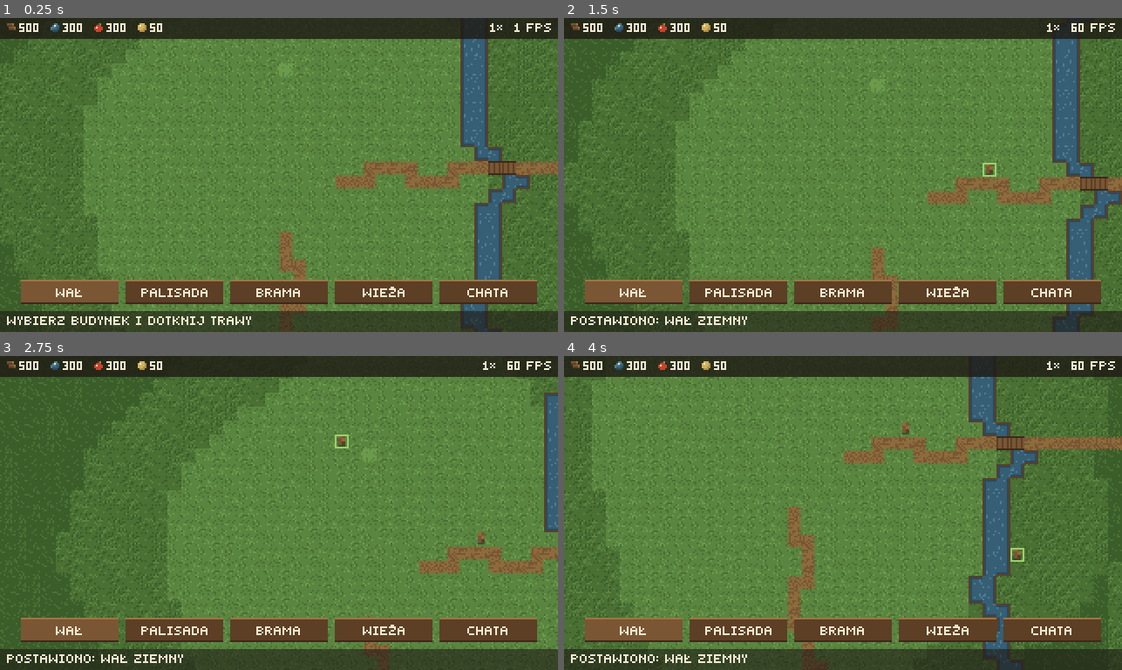
Above: before the commit, frames 1-4 (two rows, left to right).
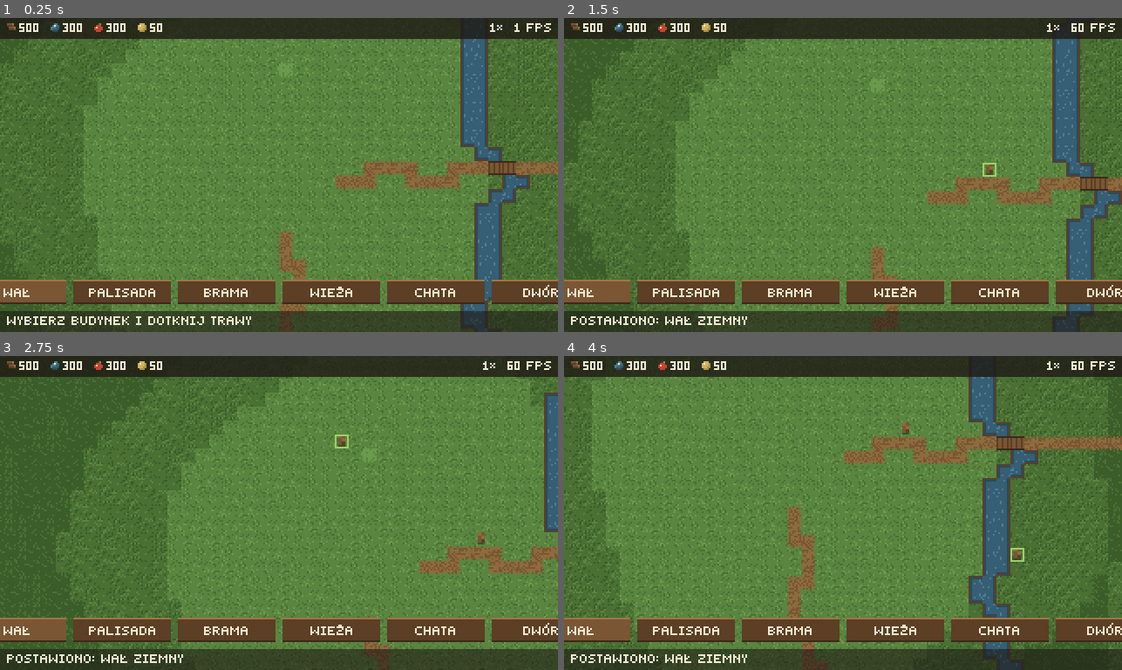
Above: after the commit, the same moments.

Repository: shivetay/castle_defender
Game: Godot game, scene res://scenes/main.tscn
Two runs of this game, one before a commit and one after it. Both use one fixed random seed, a clock stepped at 60 frames per second and the inputs below.
Inputs (mouse positions are in pixels of both pictures, inside the frame that each line leads up to):
- Up to frame 1 (0.25 s): no input
- Up to frame 2 (1.5 s): tap Enter at 0.5 s; move the mouse to (965, 159) at 0.52 s; click (965, 159) at 0.67 s; tap Space at 1.25 s; drag from (731, 190) to (815, 237) at 1.27 s
- Up to frame 3 (2.75 s): tap Enter at 2 s; move the mouse to (334, 443) at 2.02 s; click (334, 443) at 2.17 s
- Up to frame 4 (4 s): tap Space at 2.75 s; drag from (815, 575) to (675, 465) at 2.77 s; tap Enter at 3.5 s; move the mouse to (1010, 560) at 3.52 s; click (1010, 560) at 3.67 s

The runs differ from the first frame. In frame 1, 2.7% of the frame differs, in the area x 0-100%, y 83-92%; in frame 2, 2.7%; in frame 3, 2.7%; in frame 4, 2.7%.

Commit message:
Etap 4: Dwór i plac budowy
Dwór (2×2, 5 poziomów) to siedziba władcy i poziom zamku: jeden, poza
paskiem budowy. Poziom 0 rysuje plac budowy z rusztowaniem dla każdego
rodzaju budynku.

Co-Authored-By: Claude Opus 5.5 <noreply@anthropic.com>
Claude-Session: https://claude.ai/code/session_01Lo771isp5ZWuHcfjBdXRLx

Diff:
--- a/scripts/gfx/building_art.gd
+++ b/scripts/gfx/building_art.gd
@@ -11,7 +11,7 @@
 
 const CELL := 8
 ## Ile pikseli budynek wystaje ponad swoje kratki (stałe dla rodzaju, niezależne od poziomu).
-const EXTRA: Array[int] = [4, 4, 12, 20, 10]
+const EXTRA: Array[int] = [4, 4, 12, 20, 10, 10]
 
 
 ## Rozmiar obrazu. `vertical` obraca obrys budynku (brama w pionowej linii palisady).
@@ -23,10 +23,14 @@
 
 
 ## Obraz budynku. `mask` ma znaczenie tylko dla wału i palisady, `vertical` tylko dla bramy.
+## Poziom 0 to plac budowy (stan nie ma wtedy znaczenia).
 static func make_image(kind: int, level: int, state: int, mask: int = 0, vertical: bool = false) -> Image:
 	var v := vertical and kind == BuildingTypes.Kind.GATE
 	var sz := image_size(kind, v)
 	var img := Image.create(sz.x, sz.y, false, Image.FORMAT_RGBA8)
+	if level <= 0:
+		_draw_site(img, kind, mask)
+		return img
 	var lv := clampi(level, 1, BuildingTypes.MAX_LEVEL)
 	match kind:
 		BuildingTypes.Kind.RAMPART:
@@ -42,6 +46,8 @@
 			_draw_tower(img, lv)
 		BuildingTypes.Kind.LUMBER_HUT:
 			_draw_hut(img, lv)
+		BuildingTypes.Kind.MANOR:
+			_draw_manor(img, lv)
 	_apply_state(img, kind, state, mask)
 	return img
 
@@ -407,6 +413,73 @@
 		PixelCanvas.draw_flag(img, Vector2i(cx - 1, wall.position.y - 8), 5, Palette.ACCENT)
 
 
+## Dwór (2×2), siedziba władcy i poziom zamku. Poziomy: 1 izba z bali pod strzechą,
+## 2 ze szkieletem belek i oknem, 3 wyższy z drugim oknem, 4 z daszkiem nad wejściem,
+## 5 z flagą na szczycie i tarczami na ścianie.
+static func _draw_manor(img: Image, level: int) -> void:
+	var base := 13 + EXTRA[BuildingTypes.Kind.MANOR]
+	PixelCanvas.rect(img, Rect2i(0, base + 1, 16, 1), Color(Palette.SHADOW, 0.5))
+	var wall_h := 8 if level < 3 else 10
+	var wall := Rect2i(1, base - wall_h + 1, 14, wall_h)
+	PixelCanvas.draw_log_wall(img, wall, Palette.WOOD, 13)
+	if level >= 2:
+		PixelCanvas.draw_beams(img, wall, Palette.WOOD[0])
+		PixelCanvas.draw_window(img, Vector2i(3, base - 6))
+	if level >= 3:
+		PixelCanvas.draw_window(img, Vector2i(11, base - 6))
+	PixelCanvas.draw_door(img, Rect2i(6, base - 4, 4, 5))
+	PixelCanvas.draw_roof(img, 8, wall.position.y - 7, 2, 7, Palette.THATCH)
+	if level >= 4:
+		PixelCanvas.draw_roof(img, 8, base - 7, 4, 2, Palette.THATCH)
+	if level == 5:
+		PixelCanvas.draw_flag(img, Vector2i(7, wall.position.y - 8), 3, Palette.ACCENT)
+		for x: int in [2, 12]:
+			PixelCanvas.rect(img, Rect2i(x, base - 3, 2, 3), Palette.ACCENT)
+			PixelCanvas.px(img, x + 1, base - 1, Palette.WOOD[0])
+
+
+# --- Plac budowy -----------------------------------------------------------------------------
+
+## Plac budowy (poziom 0): ubita ziemia na kratkach budynku, belki fundamentu po obwodzie,
+## rusztowanie z dwóch słupów z poprzeczkami i stos bali. Umocnienia dostają ziemię na kształcie
+## odcinka i rzadkie paliki, więc plac budowy też łączy się z sąsiadami.
+static func _draw_site(img: Image, kind: int, mask: int) -> void:
+	var ex: int = EXTRA[kind]
+	if BuildingTypes.is_wall(kind):
+		var f := wall_shape(mask, wall_thickness(kind))
+		for y in CELL:
+			for x in CELL:
+				if not _on(f, x, y):
+					continue
+				PixelCanvas.px(img, x, y + ex, PixelCanvas.dither(x, y, Palette.EARTH[2], Palette.EARTH[1]))
+				if (x + 2 * y) % 5 == 0:
+					PixelCanvas.px(img, x, y + ex - 1, Palette.WOOD[2])
+					PixelCanvas.px(img, x, y + ex - 2, Palette.WOOD[3])
+		return
+	var sz := img.get_size()
+	var lot := Rect2i(1, ex + 1, sz.x - 2, sz.y - ex - 2)
+	for y in range(lot.position.y, lot.end.y):
+		for x in range(lot.position.x, lot.end.x):
+			var edge := x == lot.position.x or x == lot.end.x - 1 or y == lot.position.y or y == lot.end.y - 1
+			var col := PixelCanvas.dither(x, y, Palette.EARTH[2], Palette.EARTH[1])
+			if edge:
+				col = Palette.WOOD[1] if (x + y) % 3 != 0 else Palette.WOOD[0]
+			PixelCanvas.px(img, x, y, col)
+	# rusztowanie: rama z dwóch słupów z tyłu placu, wystająca ponad kratki, z poprzeczkami
+	var foot := lot.position.y + 2
+	var height := mini(10, foot)
+	var left := lot.position.x + 1
+	var right := lot.end.x - 2
+	for i in height:
+		PixelCanvas.px(img, left, foot - i, Palette.WOOD[3])
+		PixelCanvas.px(img, right, foot - i, Palette.WOOD[3])
+		if i % 3 == 1:
+			for x in range(left + 1, right):
+				PixelCanvas.px(img, x, foot - i, Palette.WOOD[1])
+	if right - left >= 6:
+		_log_pile(img, Rect2i(left + 2, lot.end.y - 3, 4, 2))
+
+
 ## Stos drewna od czoła: końce bali 2×2 (jasny słój, ciemna kora).
 static func _log_pile(img: Image, r: Rect2i) -> void:
 	for y in range(r.position.y, r.end.y):
--- a/scripts/gfx/building_textures.gd
+++ b/scripts/gfx/building_textures.gd
@@ -15,7 +15,7 @@
 		vertical: bool = false) -> ImageTexture:
 	var m := mask if BuildingTypes.is_wall(kind) else 0
 	var v := vertical and kind == BuildingTypes.Kind.GATE
-	var lv := clampi(level, 1, BuildingTypes.MAX_LEVEL)
+	var lv := clampi(level, 0, BuildingTypes.MAX_LEVEL)
 	var k := key(kind, lv, state, m, v)
 	var tex: ImageTexture = _cache.get(k)
 	if tex == null:
@@ -24,11 +24,12 @@
 	return tex
 
 
-## Rysuje z góry wszystkie całe (nieuszkodzone) warianty, żeby budowanie nie przycinało gry.
+## Rysuje z góry wszystkie całe (nieuszkodzone) warianty i place budowy (poziom 0),
+## żeby budowanie nie przycinało gry.
 func warm_up() -> void:
 	for kind in BuildingTypes.count():
 		var masks := 16 if BuildingTypes.is_wall(kind) else 1
-		for level in range(1, BuildingTypes.MAX_LEVEL + 1):
+		for level in range(0, BuildingTypes.MAX_LEVEL + 1):
 			for mask in masks:
 				draw_building(kind, level, BuildingTypes.State.INTACT, mask)
 			if kind == BuildingTypes.Kind.GATE:
--- a/scripts/world/build_grid.gd
+++ b/scripts/world/build_grid.gd
@@ -1,7 +1,8 @@
 class_name BuildGrid
 extends RefCounted
 ## Zajętość kratek: który budynek stoi na której kratce. Budynek zajmuje prostokąt kratek,
-## ma rodzaj (`BuildingTypes.Kind`) i poziom 1..MAX_LEVEL.
+## ma rodzaj (`BuildingTypes.Kind`) i poziom 1..MAX_LEVEL. Poziom 0 to plac budowy: budynek
+## zajmuje już kratki, ale jeszcze nie działa (nie produkuje, rysuje się jako rusztowanie).
 ## Identyfikatory rosną od 1 (0 oznacza wolną kratkę) i nie są używane ponownie.
 
 var terrain: TerrainMap
@@ -30,14 +31,15 @@
 
 
 ## Stawia budynek i zwraca jego id albo 0, gdy miejsce jest niedozwolone.
-func place(rect: Rect2i, kind: int = BuildingTypes.Kind.LUMBER_HUT) -> int:
+## Poziom 0 stawia plac budowy (kolejka budowy podnosi go potem do 1).
+func place(rect: Rect2i, kind: int = BuildingTypes.Kind.LUMBER_HUT, level: int = 1) -> int:
 	if not can_place(rect):
 		return 0
 	var id := _next_id
 	_next_id += 1
 	buildings[id] = rect
 	kinds[id] = kind
-	levels[id] = 1
+	levels[id] = clampi(level, 0, BuildingTypes.MAX_LEVEL)
 	_fill(rect, id)
 	return id
 
@@ -45,11 +47,33 @@
 ## Stawia budynek danego rodzaju na dotkniętej kratce `c`. Zwykle `c` to lewy górny róg.
 ## Brama staje pionowo (1×2), gdy obok jest pionowa palisada, i dosuwa się o kratkę wstecz,
 ## jeśli dotknięto dolnej albo prawej kratki luki w linii.
-func place_kind(c: Vector2i, kind: int) -> int:
+func place_kind(c: Vector2i, kind: int, level: int = 1) -> int:
 	for rect in placement_candidates(c, kind):
 		if can_place(rect):
-			return place(rect, kind)
+			return place(rect, kind, level)
 	return 0
+
+
+## Pierwsze miejsce, w które place_kind() postawiłby budynek dla kratki `c`, albo pusty prostokąt.
+func placement_for(c: Vector2i, kind: int) -> Rect2i:
+	for rect in placement_candidates(c, kind):
+		if can_place(rect):
+			return rect
+	return Rect2i()
+
+
+## Id Dworu albo 0, gdy go nie ma.
+func manor_id() -> int:
+	for id: int in kinds:
+		if kinds[id] == BuildingTypes.Kind.MANOR:
+			return id
+	return 0
+
+
+## Poziom zamku, czyli poziom Dworu (1, gdy Dworu nie ma albo jest w budowie).
+func manor_level() -> int:
+	var id := manor_id()
+	return maxi(1, levels[id]) if id != 0 else 1
 
 
 ## Prostokąty, które place_kind() próbuje po kolei dla dotkniętej kratki.
--- a/scripts/world/building_types.gd
+++ b/scripts/world/building_types.gd
@@ -2,8 +2,10 @@
 extends RefCounted
 ## Budynki epoki I: rozmiar w kratkach, nazwa w UI i reguły łączenia umocnień.
 ## Wał i palisada to odcinki 1×1, które same łączą się z sąsiadami (autotiling N/E/S/W).
+## Dwór to siedziba władcy: jeden na zamek, stoi od startu, a jego poziom jest poziomem zamku.
+## Nie ma go na pasku budowy, więc pasek pokazuje rodzaje 0..buildable_count()-1.
 
-enum Kind { RAMPART, PALISADE, GATE, TOWER, LUMBER_HUT }
+enum Kind { RAMPART, PALISADE, GATE, TOWER, LUMBER_HUT, MANOR }
 ## Stan budynku zależny od wytrzymałości: cały, pęknięcia, wyrwa w blankach, gruz.
 enum State { INTACT, CRACKED, BREACHED, RUBBLE }
 
@@ -17,13 +19,19 @@
 const S := 4
 const W := 8
 
-const NAMES: Array[String] = ["Wał ziemny", "Palisada", "Brama drewniana", "Wieża drewniana", "Chata drwala"]
-const SHORT_NAMES: Array[String] = ["Wał", "Palisada", "Brama", "Wieża", "Chata"]
-const SIZES: Array[Vector2i] = [Vector2i(1, 1), Vector2i(1, 1), Vector2i(2, 1), Vector2i(2, 2), Vector2i(2, 2)]
+const NAMES: Array[String] = ["Wał ziemny", "Palisada", "Brama drewniana", "Wieża drewniana", "Chata drwala", "Dwór"]
+const SHORT_NAMES: Array[String] = ["Wał", "Palisada", "Brama", "Wieża", "Chata", "Dwór"]
+const SIZES: Array[Vector2i] = [Vector2i(1, 1), Vector2i(1, 1), Vector2i(2, 1), Vector2i(2, 2), Vector2i(2, 2),
+		Vector2i(2, 2)]
 
 
 static func count() -> int:
 	return NAMES.size()
+
+
+## Rodzaje, które gracz stawia z paska budowy (bez Dworu).
+static func buildable_count() -> int:
+	return Kind.MANOR
 
 
 static func size_of(kind: int) -> Vector2i:
--- a/tests/test_buildings.gd
+++ b/tests/test_buildings.gd
@@ -176,7 +176,8 @@
 	var d := tx.draw_building(BuildingTypes.Kind.TOWER, 2, BuildingTypes.State.INTACT, 0)
 	assert_true(c == d, "maska nie ma znaczenia dla wieży")
 	tx.warm_up()
-	assert_eq(tx.cached_count(), 2 * 5 * 16 + 3 * 5 + 5, "warm_up rysuje wszystkie całe warianty (z bramą pionową)")
+	# poziomy 0–5 (0 = plac budowy): wał i palisada w 16 maskach, brama w dwóch ułożeniach, wieża, chata, dwór
+	assert_eq(tx.cached_count(), 6 * (2 * 16 + 2 + 3), "warm_up rysuje wszystkie całe warianty i place budowy")
 	return true
 
 
@@ -349,3 +350,30 @@
 	assert_eq(grid.placement_candidates(c + Vector2i(0, 1), BuildingTypes.Kind.GATE)[0].size, Vector2i(1, 2),
 			"pod pionową palisadą pierwszy wariant bramy jest pionowy")
 	return true
+
+
+## Plac budowy (poziom 0) wygląda inaczej niż poziom 1, mieści się w obrazie budynku, używa palety
+## i nie wystaje ponad kratki wyżej niż rusztowanie.
+func test_construction_site() -> bool:
+	var allowed := _palette_set()
+	for kind in BuildingTypes.count():
+		for vertical: bool in ([false, true] if kind == BuildingTypes.Kind.GATE else [false]):
+			var site := BuildingArt.make_image(kind, 0, BuildingTypes.State.INTACT, 0b0110, vertical)
+			var built := BuildingArt.make_image(kind, 1, BuildingTypes.State.INTACT, 0b0110, vertical)
+			assert_eq(site.get_size(), built.get_size(), "rodzaj %d: plac ma rozmiar budynku" % kind)
+			assert_true(site.get_data() != built.get_data(), "rodzaj %d: plac różni się od poziomu 1" % kind)
+			assert_true(not site.is_invisible(), "rodzaj %d: plac jest widoczny" % kind)
+			for y in site.get_height():
+				for x in site.get_width():
+					var col := site.get_pixel(x, y)
+					if col.a > 0.0:
+						assert_true(allowed.has(Color(col, 1.0).to_rgba32()), "rodzaj %d: plac w palecie" % kind)
+	return true
+
+
+func test_manor_is_not_on_toolbar() -> bool:
+	assert_eq(BuildingTypes.buildable_count(), BuildingTypes.count() - 1, "pasek bez Dworu")
+	assert_eq(BuildingTypes.Kind.MANOR, BuildingTypes.count() - 1, "Dwór jest ostatni")
+	assert_eq(Hud.toolbar_rects(Vector2(320, 180)).size(), BuildingTypes.buildable_count(), "przyciski paska")
+	assert_true(Hud.toolbar_rects(Vector2(320, 180))[-1].end.x <= 316, "pasek mieści się w 320 px")
+	return true
